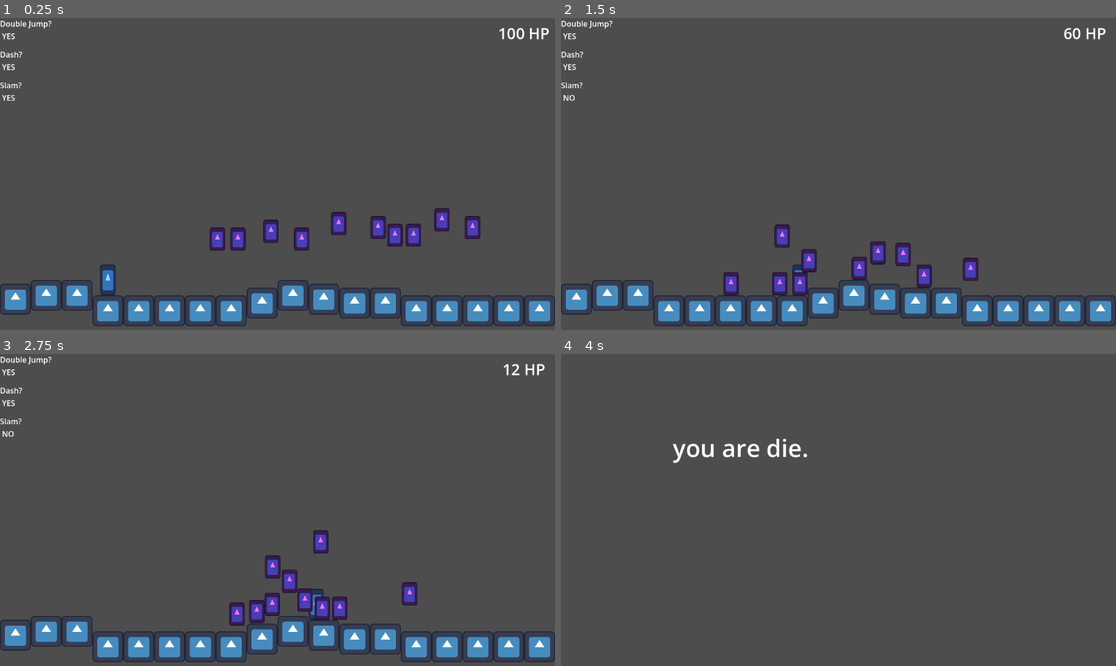
Above: before the commit, frames 1-4 (two rows, left to right).
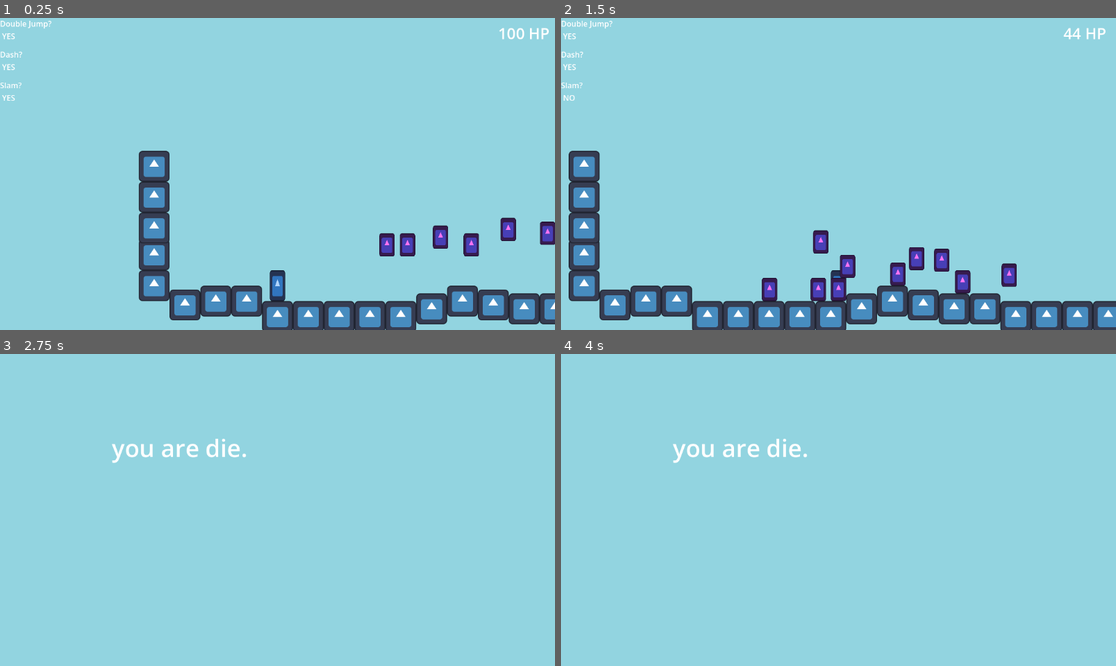
Above: after the commit, the same moments.

Repository: HeroHunterIguess/untitled-wip-game
Game: Godot game, scene res://scenes/worlds/test_scene.tscn
Same seed, same stepped clock (60 frames per second), same inputs: the game is played once before the commit and once after it. The engine's default icon, where the game draws it, is replaced by a stand-in: a white triangle on a blue panel in a dark square.
Inputs (mouse positions are in pixels of both pictures, inside the frame that each line leads up to):
- Up to frame 1 (0.25 s): no input
- Up to frame 2 (1.5 s): move the mouse to (960, 158) at 0.52 s; hold D (right) from 0.53 s (still down); tap E (air_freeze) at 0.6 s; tap Space (double jump) at 0.77 s; tap F (ground_slam) at 0.8, 1.35 s; move the mouse to (727, 189) at 1.27 s
- Up to frame 3 (2.75 s): tap Space (double jump) at 1.52 s; click (166, 525) at 1.55 s; move the mouse to (333, 441) at 2.02 s; release D (right) at 2.03 s; hold A (left) from 2.03 s (still down); click (333, 441) at 2.1 s; tap E (air_freeze) at 2.3 s
- Up to frame 4 (4 s): move the mouse to (810, 572) at 2.77 s; release A (left) at 2.78 s; hold D (right) from 2.78 s (still down); tap E (air_freeze) at 2.85 s; tap Space (double jump) at 3.02, 3.77 s; tap F (ground_slam) at 3.05 s; tap Enter at 3.5 s; move the mouse to (1005, 556) at 3.52 s; tap Shift (dash) at 3.6 s; click (1005, 556) at 3.8 s

The runs differ from the first frame. In frame 1, 96% of the frame differs, in the area x 0-100%, y 0-100%; in frame 2, 96%; in frame 3, 100%; in frame 4, 100%.

Commit message:
new features/map

Diff:
--- a/project.godot
+++ b/project.godot
@@ -71,6 +71,11 @@
 "events": [Object(InputEventKey,"resource_local_to_scene":false,"resource_name":"","device":-1,"window_id":0,"alt_press …(192 unchanged characters)…
 ]
 }
+grenade={
+"deadzone": 0.2,
+"events": [Object(InputEventMouseButton,"resource_local_to_scene":false,"resource_name":"","device":-1,"window_id":0,"alt_pressed":false,"shift_pressed":false,"ctrl_pressed":false,"meta_pressed":false,"button_mask":0,"position":Vector2(0, 0),"global_position":Vector2(0, 0),"factor":1.0,"button_index":2,"canceled":false,"pressed":false,"double_click":false,"script":null)
+]
+}
 
 [physics]
 
@@ -81,3 +86,4 @@
 rendering_device/driver.windows="d3d12"
 renderer/rendering_method="gl_compatibility"
 renderer/rendering_method.mobile="gl_compatibility"
+environment/defaults/default_clear_color=Color(0.57075167, 0.8301469, 0.8771625, 1)
--- /dev/null
+++ b/scenes/attacks/grenade.tscn
@@ -0,0 +1,16 @@
+[gd_scene format=3 uid="uid://ds22x58gu42nr"]
+
+[ext_resource type="Texture2D" uid="uid://bvhe2m66j7025" path="res://icon.svg" id="1_mmjb5"]
+
+[sub_resource type="CircleShape2D" id="CircleShape2D_jionv"]
+radius = 16.0
+
+[node name="grenade" type="Area2D" unique_id=703206288]
+
+[node name="Icon" type="Sprite2D" parent="." unique_id=14583657]
+position = Vector2(-1.1920929e-07, -1.1920929e-07)
+scale = Vector2(0.21875001, 0.21875001)
+texture = ExtResource("1_mmjb5")
+
+[node name="CollisionShape2D" type="CollisionShape2D" parent="." unique_id=1886365460]
+shape = SubResource("CircleShape2D_jionv")
--- a/scenes/attacks/ground_slam.tscn
+++ b/scenes/attacks/ground_slam.tscn
@@ -4,17 +4,24 @@
 [ext_resource type="Texture2D" uid="uid://bvhe2m66j7025" path="res://icon.svg" id="2_ft8yu"]
 
 [sub_resource type="CircleShape2D" id="CircleShape2D_su1go"]
-radius = 104.0
+radius = 88.0
+
+[sub_resource type="RectangleShape2D" id="RectangleShape2D_ft8yu"]
+size = Vector2(80, 320)
 
 [node name="Area2D" type="Area2D" unique_id=1249516471]
 script = ExtResource("1_3fm40")
 
 [node name="Icon" type="Sprite2D" parent="." unique_id=975459535]
-position = Vector2(3.8146973e-06, 3.8146973e-06)
-scale = Vector2(0.87500006, 0.87500006)
+position = Vector2(0, 3.8146973e-06)
+scale = Vector2(0.625, 0.62500006)
 texture = ExtResource("2_ft8yu")
 
 [node name="CollisionShape2D" type="CollisionShape2D" parent="." unique_id=1642465214]
 shape = SubResource("CircleShape2D_su1go")
 
+[node name="CollisionShape2D2" type="CollisionShape2D" parent="." unique_id=1672045436]
+position = Vector2(0, -224)
+shape = SubResource("RectangleShape2D_ft8yu")
+
 [connection signal="area_entered" from="." to="." method="_on_area_entered"]
--- /dev/null
+++ b/scenes/worlds/forest_world.tscn
@@ -0,0 +1,69 @@
+[gd_scene format=3 uid="uid://cfdi5c3dfx8mp"]
+
+[ext_resource type="Texture2D" uid="uid://dwk04sooe337l" path="res://art/temporary art/plain color.png" id="1_i0gcf"]
+[ext_resource type="PackedScene" uid="uid://cg767ovvy5ane" path="res://scenes/player.tscn" id="2_kqbx0"]
+[ext_resource type="PackedScene" uid="uid://c1ndh4e5hiqgc" path="res://scenes/ui.tscn" id="3_v521s"]
+
+[sub_resource type="RectangleShape2D" id="RectangleShape2D_caik2"]
+size = Vector2(2944, 80)
+
+[sub_resource type="RectangleShape2D" id="RectangleShape2D_kqbx0"]
+size = Vector2(216, 10)
+
+[sub_resource type="RectangleShape2D" id="RectangleShape2D_v521s"]
+size = Vector2(328, 24)
+
+[sub_resource type="RectangleShape2D" id="RectangleShape2D_t3lhq"]
+size = Vector2(104, 32)
+
+[node name="forest_world" type="Node2D" unique_id=671118606]
+
+[node name="Camera2D" type="Camera2D" parent="." unique_id=1616143219]
+position = Vector2(576, 320)
+
+[node name="StaticBody2D" type="StaticBody2D" parent="." unique_id=1080901922]
+collision_layer = 3
+collision_mask = 3
+
+[node name="CollisionShape2D" type="CollisionShape2D" parent="StaticBody2D" unique_id=922903905]
+position = Vector2(1472, 616)
+shape = SubResource("RectangleShape2D_caik2")
+
+[node name="CollisionShape2D2" type="CollisionShape2D" parent="StaticBody2D" unique_id=5935330]
+position = Vector2(500, 573)
+shape = SubResource("RectangleShape2D_kqbx0")
+
+[node name="CollisionShape2D3" type="CollisionShape2D" parent="StaticBody2D" unique_id=2064447227]
+position = Vector2(748, 564)
+shape = SubResource("RectangleShape2D_v521s")
+
+[node name="CollisionShape2D4" type="CollisionShape2D" parent="StaticBody2D" unique_id=1197612283]
+position = Vector2(52, 568)
+shape = SubResource("RectangleShape2D_t3lhq")
+
+[node name="temp textures" type="Node" parent="." unique_id=1490719101]
+
+[node name="PlainColor" type="Sprite2D" parent="temp textures" unique_id=1303076728]
+position = Vector2(1472, 616)
+scale = Vector2(3.68, 0.09999999)
+texture = ExtResource("1_i0gcf")
+
+[node name="PlainColor2" type="Sprite2D" parent="temp textures" unique_id=1947189449]
+position = Vector2(652, 584)
+scale = Vector2(0.65, 0.04000004)
+texture = ExtResource("1_i0gcf")
+
+[node name="PlainColor3" type="Sprite2D" parent="temp textures" unique_id=281768977]
+position = Vector2(748, 568)
+scale = Vector2(0.40999997, 0.039999973)
+texture = ExtResource("1_i0gcf")
+
+[node name="PlainColor4" type="Sprite2D" parent="temp textures" unique_id=254428917]
+position = Vector2(51.999996, 567.99994)
+scale = Vector2(0.13, 0.04000006)
+texture = ExtResource("1_i0gcf")
+
+[node name="player" parent="." unique_id=1754200920 instance=ExtResource("2_kqbx0")]
+position = Vector2(752, 512)
+
+[node name="UI" parent="." unique_id=337467620 instance=ExtResource("3_v521s")]
--- a/scenes/worlds/test_scene.tscn
+++ b/scenes/worlds/test_scene.tscn
@@ -129,3 +129,6 @@
 position = Vector2(520, 376)
 
 [node name="UI" parent="." unique_id=337467620 instance=ExtResource("3_x4up3")]
+
+[node name="Camera2D" type="Camera2D" parent="." unique_id=304508621]
+position = Vector2(576, 312)
--- a/scripts/autoloads/data.gd
+++ b/scripts/autoloads/data.gd
@@ -4,5 +4,6 @@
 var dash_timer = 0.0
 var double_jumps = 2
 var slam_timer = 0.0
+var can_freeze = true
 
 var player_health = 100
--- a/scripts/game/basic_melee.gd
+++ b/scripts/game/basic_melee.gd
@@ -1,6 +1,6 @@
 extends Area2D
 
-var damage = 34
+var damage = 50
 
 func _on_area_entered(area: Area2D) -> void:
 	area.get_parent().take_damage(damage)
--- a/scripts/game/player.gd
+++ b/scripts/game/player.gd
@@ -13,7 +13,7 @@
 
 const SLAM_COOLDOWN = 175
 const SLAM_FORCE = 1350
-const SLAM_REBOUNCE = 400
+const SLAM_REBOUNCE = 550
 
 const FREEZE_TIME = 1
 var frozen = false
@@ -33,6 +33,7 @@
 	if !dashing && !slamming:
 		data.player_health -= amount
 		# hurt sfx/animations here:
+
 
 # updating movement and physics every frame
 func _physics_process(delta: float) -> void:
@@ -78,8 +79,9 @@
 				data.double_jumps -= 1
 
 	# air freeze
-	if Input.is_action_just_pressed("air_freeze") && !is_on_floor():
+	if Input.is_action_just_pressed("air_freeze") && !is_on_floor() && data.can_freeze:
 		frozen = true
+		data.can_freeze = false
 		velocity.y = 0
 		velocity.x = 0
 		current_gravity = 0
@@ -92,6 +94,9 @@
 	if is_on_floor():
 		coyote_timer = COYOTE_TIME
 		data.double_jumps = MAX_DOUBLE_JUMPS
+
+		# reset can_freeze if on ground
+		data.can_freeze = true
 	else:
 		coyote_timer -= delta
 		if coyote_timer < 0:
@@ -111,17 +116,15 @@
 	move_and_slide()
 
 
-	# temproary game pause
-	if Input.is_action_just_pressed("testing_pause"):
-		get_tree().paused = true
-
-
 # preloads for different attacks
 const melee_preload = preload("res://scenes/attacks/basic_melee.tscn")
 const ground_slam_preload = preload("res://scenes/attacks/ground_slam.tscn")
 
 # main inputs and attacks
 func _process(_delta):
+
+	# temp camera control:
+	get_parent().get_node("Camera2D").global_position.x = self.global_position.x
 
 	# check if player dies
 	if data.player_health <= 0:
@@ -167,3 +170,5 @@
 		# reset ground slam instance
 		ground_slam.queue_free()
 		ground_slam = null
+
+	# spawn grenade
Binary file added: art/temporary art/plain color.png
Not shown, added: art/temporary art/plain color.png.import
